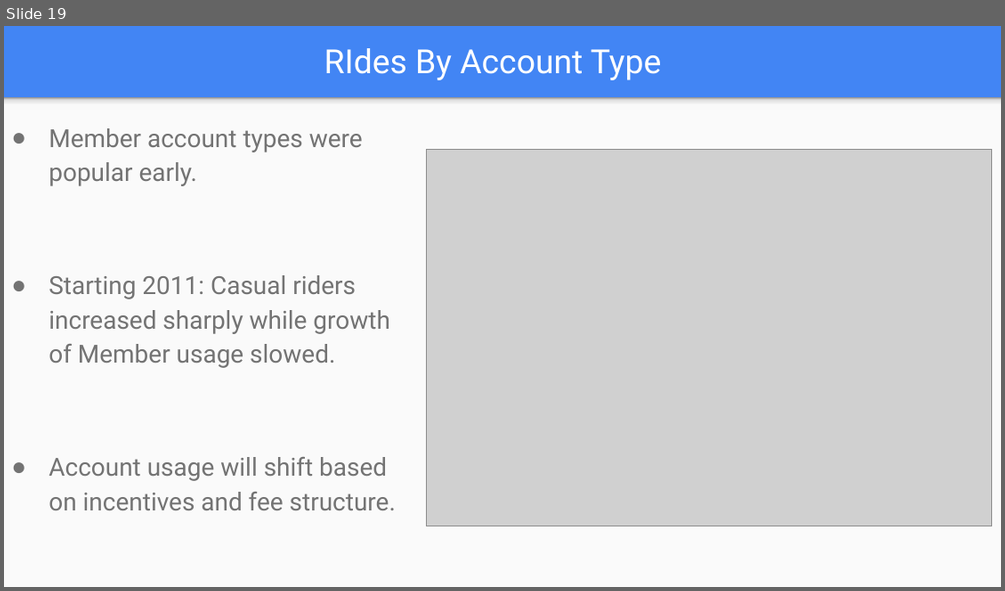
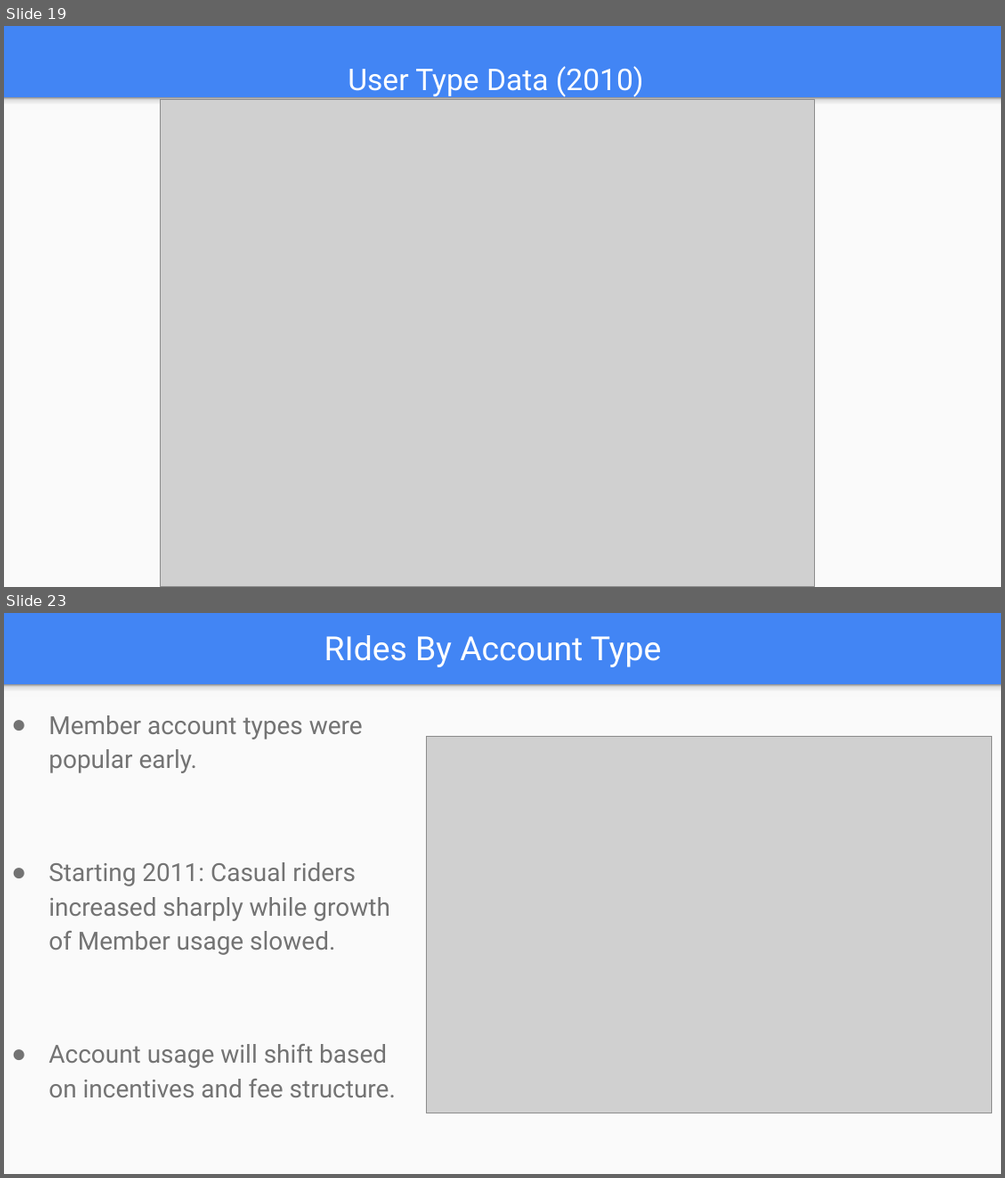
Before and after one commit to tdrygg/Group-Project, a slide deck: Patterns_In_NiceRide_Group6_Final.pptx. Shown one above the other, each under a label of ours: slide 19 before the commit, slides 19 and 23 after it; the slides between them are not shown. The pictures are 1005x591 and 1005x1178 pixels, drawn with LibreOffice and Linux fonts; fonts in the diff are those of the drawing; grey boxes stand for pictures. Boxes give left, top, right and bottom in pixels: in the first picture for what was removed or moved away, otherwise in the second. Text is boxed around its words. In the diff, an @@ line names an element or a change of style, - is before the commit and + after.

```diff
--- a/Patterns_In_NiceRide_Group6_Final.pptx
+++ b/Patterns_In_NiceRide_Group6_Final.pptx
@@ slide 19 added at (4, 26, 1001, 587), background #4285F4; not listed: 2 template elements that a slide beside it also shows @@
@@ title added at (348, 66, 644, 97), 21.6 pt, text #FFFFFF @@
+User Type Data (2010)
@@ picture added at (161, 100, 816, 587) @@
@@ what was slide 19 is now slide 23 @@
```
Also in this commit, not shown: 3 slides changed, 3 other slides added.
